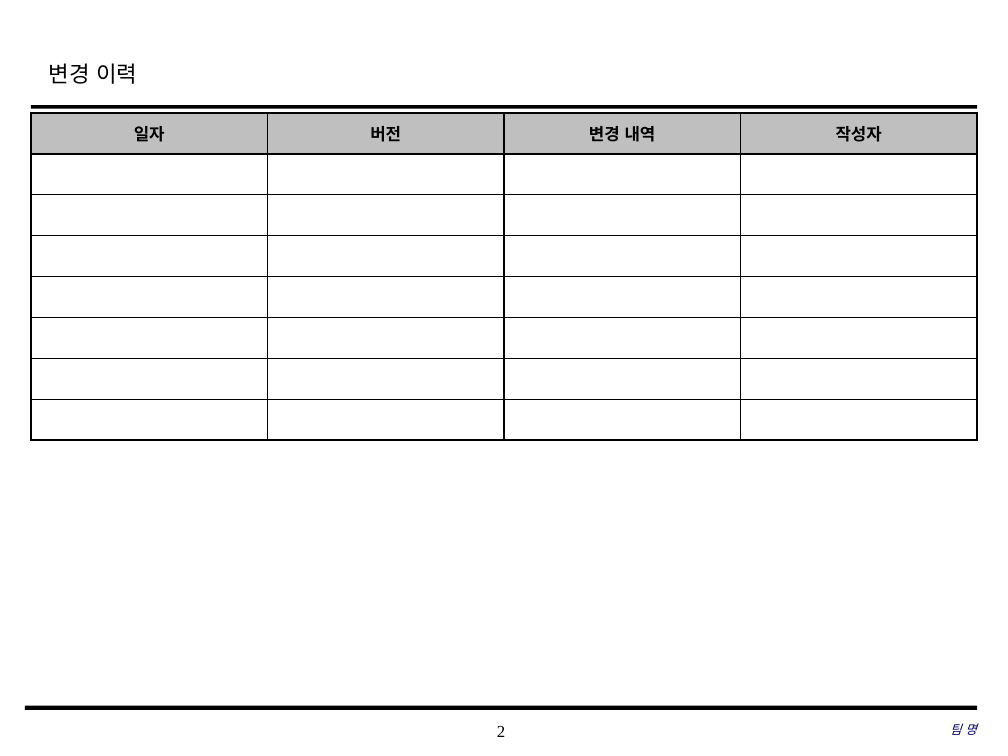
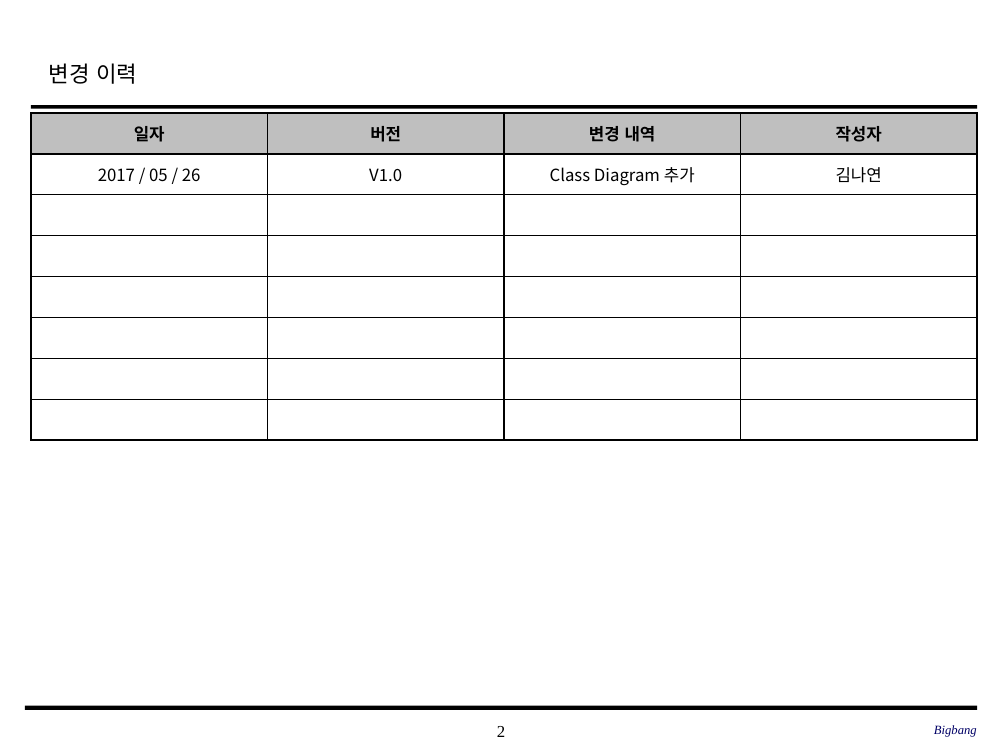
Before and after one commit to SE-admin/SE2017_1_bigbang, a slide deck: slide 2 of doc/3_ 설계서/Class Design.pptx. Drawn at 1008x756 pixels with LibreOffice and Linux fonts; fonts in the diff are those of the drawing; background and template pictures are left out. Boxes give left, top, right and bottom in pixels: in the first picture for what was removed or moved away, otherwise in the second. Text is boxed around its words. In the diff, an @@ line names an element or a change of style, - is before the commit and + after.

Commit message:
Class Design.pptx 변경
Class Diagram 추가

```diff
--- a/doc/3_ 설계서/Class Design.pptx
+++ b/doc/3_ 설계서/Class Design.pptx
@@ table at [31, 113, 979, 439] @@
+row 2: 2017 / 05 / 26 | V1.0 | Class Diagram 추가 | 김나연
-row 8:  |  |  | 
@@ text at [934, 725, 977, 737]: text changed @@
-팀 명
+Bigbang
```
Also in this commit, not shown: 4 slides added, 2 slides removed.
